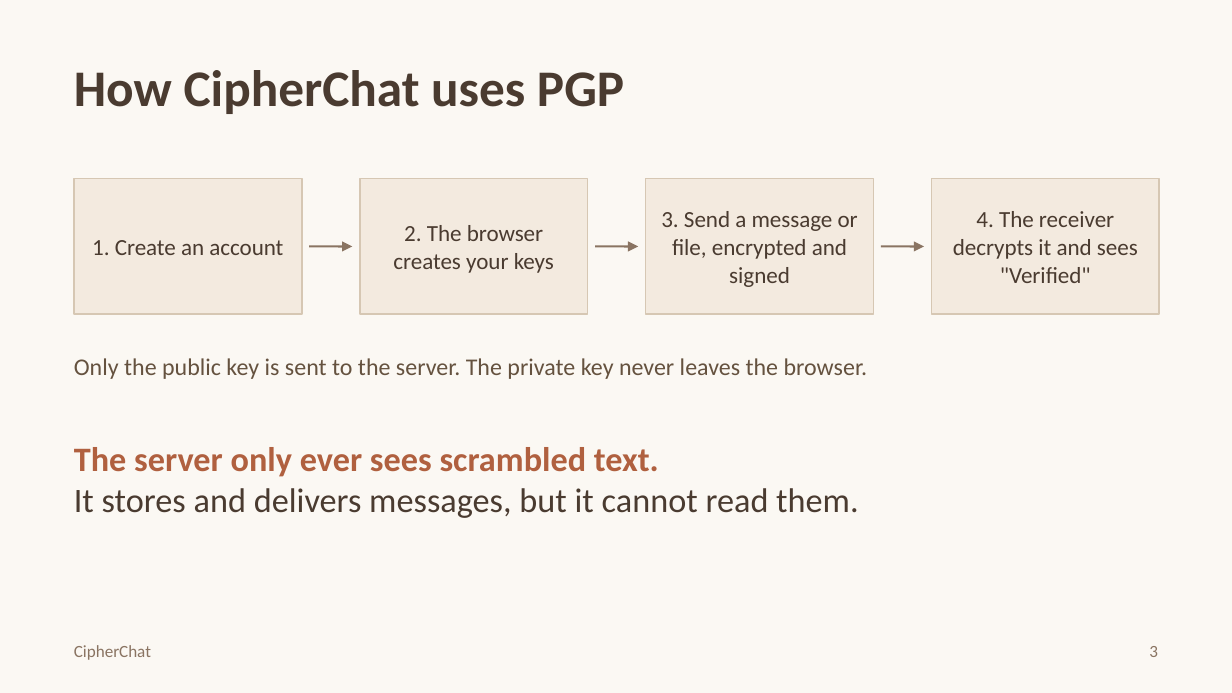
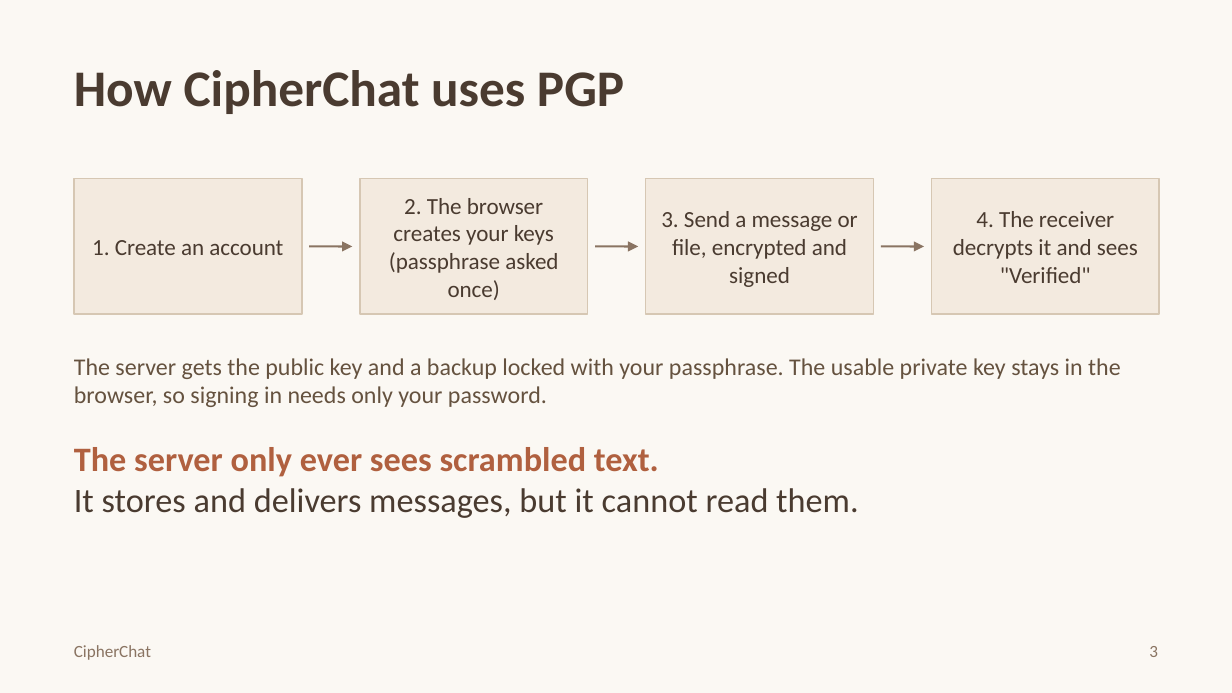
Before and after one commit to DeNoella/cipherchat, a slide deck: slide 3 of blog/docs/public/cybersecurity/pgp-presentation/CipherChat-PGP-Presentation.pptx. Drawn at 1232x693 pixels with LibreOffice and Linux fonts; fonts in the diff are those of the drawing. Boxes give left, top, right and bottom in pixels: in the first picture for what was removed or moved away, otherwise in the second. Text is boxed around its words. In the diff, an @@ line names an element or a change of style, - is before the commit and + after.

Commit message:
docs(presentation): add Vault and the passphrase-once flow to the slides
Update the web slides and the PowerPoint: the passphrase is asked once and
a locked backup goes to the server, HashiCorp Vault joins the technology
table, and the security highlights mention secrets kept in Vault.

```diff
--- a/blog/docs/public/cybersecurity/pgp-presentation/CipherChat-PGP-Presentation.pptx
+++ b/blog/docs/public/cybersecurity/pgp-presentation/CipherChat-PGP-Presentation.pptx
@@ text at (389,198,558,300): text changed @@
-2. The browser creates your keys
+2. The browser creates your keys (passphrase asked once)
@@ text at (74,358,1121,407): text changed @@
-Only the public key is sent to the server. The private key never leaves the browser.
+The server gets the public key and a backup locked with your passphrase. The usable private key stays in the browser, so signing in needs only your password.
```
Also in this commit, not shown: 2 other slides changed, 1 other file.
